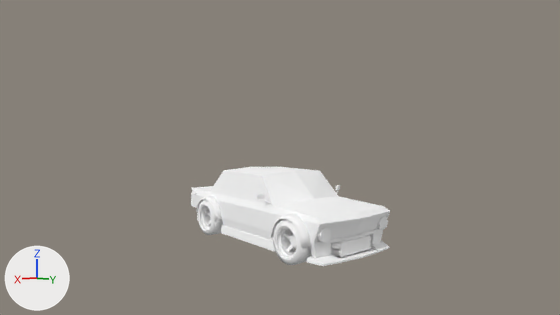
Renders of the Blender file res/TestGameContent/_Resources/pRotoTYPE_Assets.blend from each side of a commit.
Before and after are seen from the file's camera 'Camera'. Arrows for +X, +Y and +Z are at lower left; the lights stay in place.
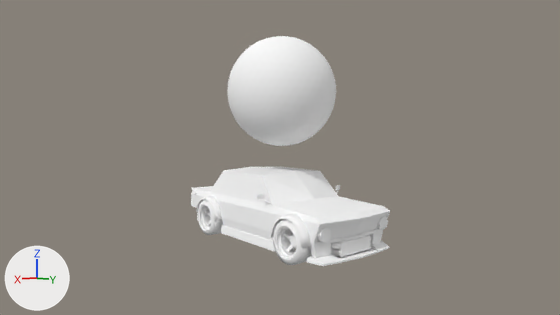
What changed in the scene script:
```text
Add me_icosphere:
    me_icosphere.from_pydata(...)  # an icosphere of 1280 faces spanning x -1.0..1.0, y -1.0..1.0, z -1.0..1.0
    me_icosphere.materials.append(mat_scenematerial)  # its picture is missing
Add ob_icosphere:
    ob_icosphere = bpy.data.objects.new('Icosphere', me_icosphere)
    ob_icosphere.location = (0.0, 0.0, 2.76)
```

What differs and where, as boxes (x1, y1, x2, y2) in the pictures (560 x 315 px):
'Icosphere', added: after (227, 36, 336, 146)
